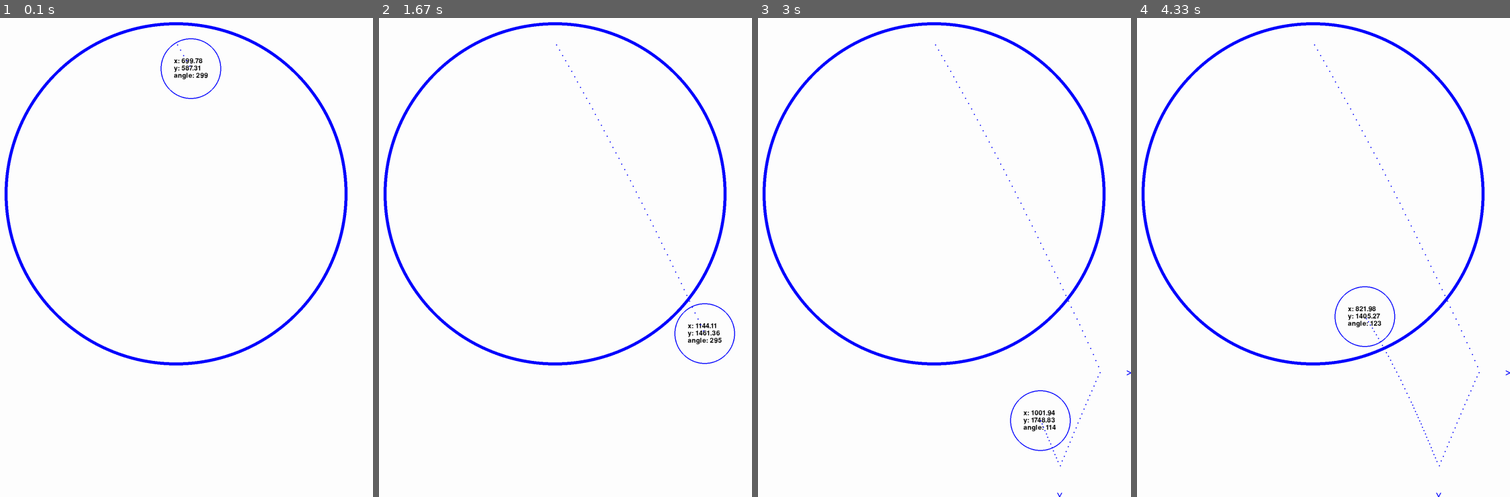
Above: before the commit, frames 1-4 (left to right).
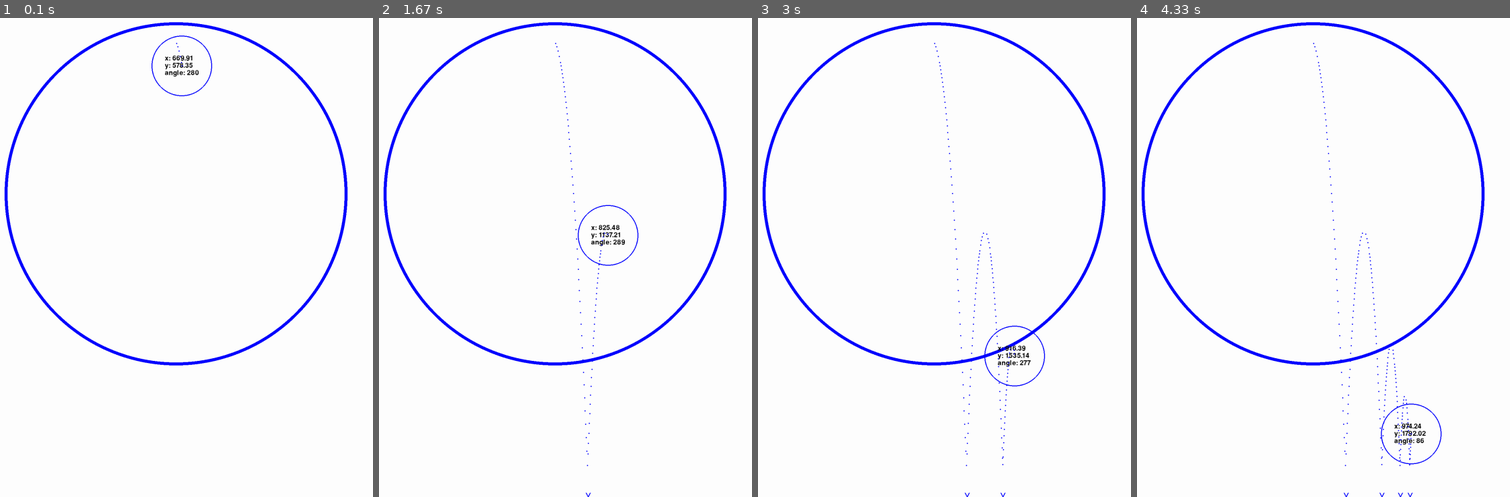
Above: after the commit, the same moments.

Repository: Archanciel/Learning_Pygame
Game: pygame game, started from bouncing_ball_imperfect_collide/move_particle_basic.py
The game is run twice, just before and just after one commit, with the same random seed, the same clock (stepped at 60 frames per second) and the same inputs.
Inputs:
- Up to frame 1 (0.1 s): no input
- Up to frame 2 (1.67 s): no input
- Up to frame 3 (3 s): no input
- Up to frame 4 (4.33 s): no input

The runs differ from the first frame. In frame 1, 0.6% of the frame differs, in the area x 40-60%, y 3-18%; in frame 2, 0.8%; in frame 3, 1.0%; in frame 4, 1.1%, in the area x 47-100%, y 5-100%.

Commit message:
impr gravity value

Diff:
--- a/bouncing_ball_imperfect_collide/move_particle_basic.py
+++ b/bouncing_ball_imperfect_collide/move_particle_basic.py
@@ -100,7 +100,7 @@
 		angleDeg = i * angleTwelth
 		my_particles.append(
 			ParticleDisplayPosAndTraject(screen=screen, x=circleX, y=circleY/2
-			, radius=100, color=BLUE, thickness=3, angleDeg=angleDeg, speed=10))
+			, radius=100, color=BLUE, thickness=3, angleDeg=angleDeg, speed=4))
 #		my_particles.append(
 #			Particle(screen=screen, x=circleX, y=circleY, radius=100, color=RED,
 #													   thickness=3, angleDeg=angleDeg, speed=10))
--- a/bouncing_ball_imperfect_collide/particle.py
+++ b/bouncing_ball_imperfect_collide/particle.py
@@ -7,7 +7,11 @@
 BOUNCE_ARROW_BOTTOM = 4
 BOUNCE_ARROW_LEFT = 5
 
-GRAVITY = (math.pi, 0.02)
+if os.name == 'posix':
+	GRAVITY = (math.pi, 0.8) # ok on Android
+else:
+	GRAVITY = (math.pi, 0.02) # ok on Windows
+
 DRAG = 0.999
 ELASTICITY = 0.75
 
